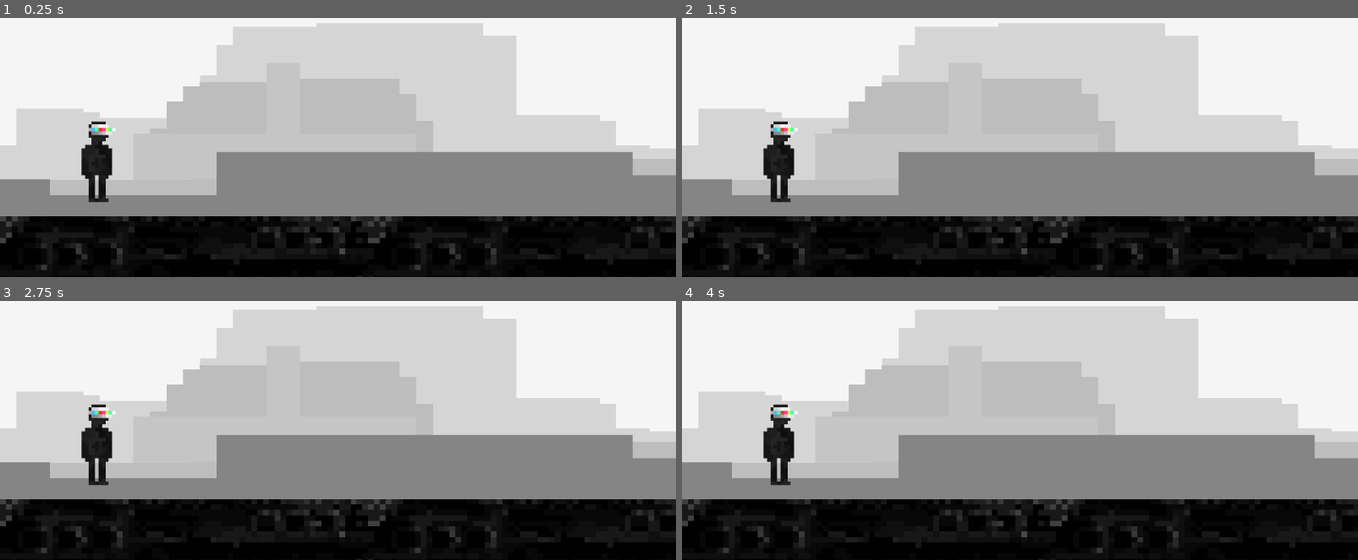
Above: before the commit, frames 1-4 (two rows, left to right).
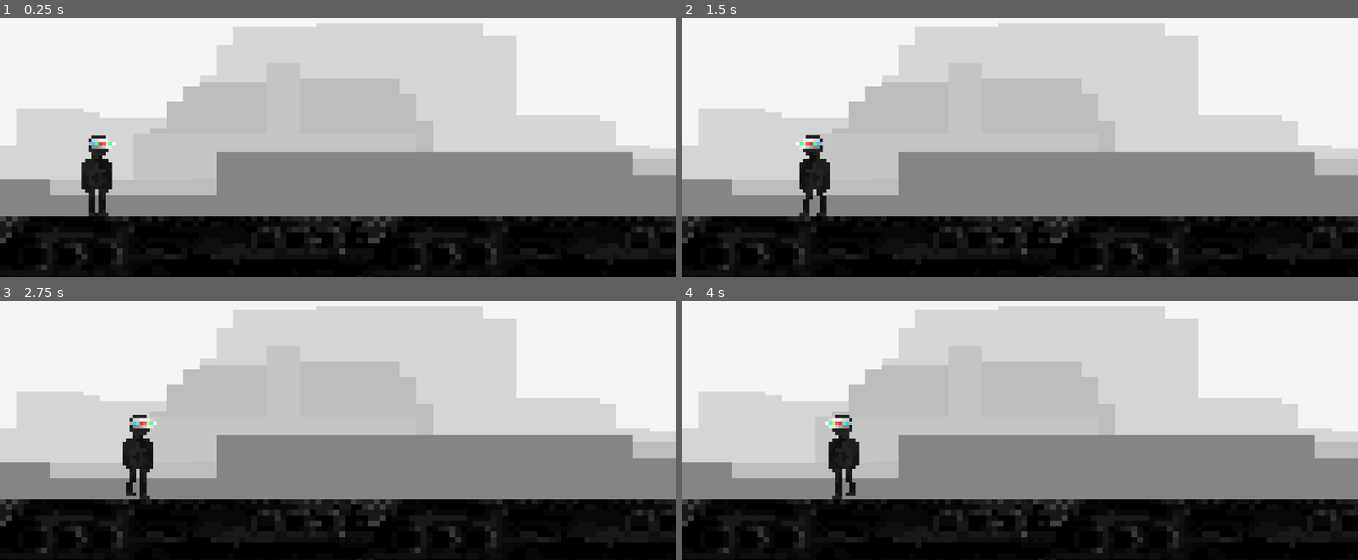
Above: after the commit, the same moments.

Repository: eseyemstudios/siklab-gamejam
Game: Godot game, scene res://scenes/game/game.tscn
The game is run twice, just before and just after one commit, with the same random seed, the same clock (stepped at 60 frames per second) and the same inputs. This scene is started directly instead of the project's main scene.
Inputs:
- Up to frame 1 (0.25 s): no input
- Up to frame 2 (1.5 s): tap Enter at 0.5 s; hold D (move_right, bound only after the commit) 0.53-1.28 s; hold A (move_left, bound only after the commit) from 1.28 s (still down)
- Up to frame 3 (2.75 s): release A (move_left, bound only after the commit) at 2.03 s; hold D (move_right, bound only after the commit) from 2.03 s (still down)
- Up to frame 4 (4 s): release D (move_right, bound only after the commit) at 3.53 s; hold A (move_left, bound only after the commit) from 3.53 s (still down)

The runs differ from the first frame. In frame 1, 0.7% of the frame differs, in the area x 12-18%, y 39-77%; in frame 2, 2.0%; in frame 3, 2.0%; in frame 4, 2.0%, in the area x 12-27%, y 39-77%.

Commit message:
080925 | Character Movement

Diff:
--- /dev/null
+++ b/assets/obj/player/player.gd
@@ -0,0 +1,28 @@
+extends CharacterBody2D
+
+@export var speed := 100.0
+@export var gravity := 980.0
+
+func _physics_process(delta: float) -> void:
+	var direction := Vector2.ZERO
+
+	# Character Movement
+	if Input.is_action_pressed("move_left"):
+		direction.x -= 1
+		$texture.flip_h = true
+		$texture.play("walk")
+	elif Input.is_action_pressed("move_right"):
+		direction.x += 1
+		$texture.flip_h = false
+		$texture.play("walk")
+	else:
+		$texture.play("idle")
+
+	velocity.x = direction.x * speed
+
+	# Gravity
+	velocity.y += gravity * delta
+
+
+
+	move_and_slide()
--- a/assets/obj/player/player.tscn
+++ b/assets/obj/player/player.tscn
@@ -1,6 +1,11 @@
-[gd_scene load_steps=8 format=3 uid="uid://buihw70l3xuk"]
+[gd_scene load_steps=10 format=3 uid="uid://buihw70l3xuk"]
 
+[ext_resource type="Script" uid="uid://b8thd5gy5bwog" path="res://assets/obj/player/player.gd" id="1_b4olg"]
 [ext_resource type="Texture2D" uid="uid://b2t8k3jcuha0v" path="res://assets/obj/npc/walk.png" id="1_xje4b"]
+
+[sub_resource type="AtlasTexture" id="AtlasTexture_b4olg"]
+atlas = ExtResource("1_xje4b")
+region = Rect2(0, 0, 16, 25)
 
 [sub_resource type="AtlasTexture" id="AtlasTexture_5kuwa"]
 atlas = ExtResource("1_xje4b")
@@ -22,6 +27,14 @@
 animations = [{
 "frames": [{
 "duration": 1.0,
+"texture": SubResource("AtlasTexture_b4olg")
+}],
+"loop": true,
+"name": &"idle",
+"speed": 5.0
+}, {
+"frames": [{
+"duration": 1.0,
 "texture": SubResource("AtlasTexture_5kuwa")
 }, {
 "duration": 1.0,
@@ -34,18 +47,20 @@
 "texture": SubResource("AtlasTexture_mqxeu")
 }],
 "loop": false,
-"name": &"default",
-"speed": 5.0
+"name": &"walk",
+"speed": 7.0
 }]
 
 [sub_resource type="RectangleShape2D" id="RectangleShape2D_xje4b"]
 size = Vector2(6, 21)
 
 [node name="player" type="CharacterBody2D"]
+script = ExtResource("1_b4olg")
 
 [node name="texture" type="AnimatedSprite2D" parent="."]
 scale = Vector2(0.963199, 0.963199)
 sprite_frames = SubResource("SpriteFrames_b4olg")
+animation = &"walk"
 
 [node name="shape" type="CollisionShape2D" parent="."]
 position = Vector2(0, 1.5)
--- a/project.godot
+++ b/project.godot
@@ -22,6 +22,7 @@
 [display]
 
 window/size/borderless=true
+window/size/always_on_top=true
 window/vsync/vsync_mode=2
 
 [editor]
@@ -30,6 +31,21 @@
 naming/node_name_casing=2
 naming/script_name_casing=2
 
+[input]
+
+move_left={
+"deadzone": 0.2,
+"events": [Object(InputEventKey,"resource_local_to_scene":false,"resource_name":"","device":-1,"window_id":0,"alt_pressed":false,"shift_pressed":false,"ctrl_pressed":false,"meta_pressed":false,"pressed":false,"keycode":0,"physical_keycode":65,"key_label":0,"unicode":97,"location":0,"echo":false,"script":null)
+, Object(InputEventKey,"resource_local_to_scene":false,"resource_name":"","device":-1,"window_id":0,"alt_pressed":false,"shift_pressed":false,"ctrl_pressed":false,"meta_pressed":false,"pressed":false,"keycode":0,"physical_keycode":4194319,"key_label":0,"unicode":0,"location":0,"echo":false,"script":null)
+]
+}
+move_right={
+"deadzone": 0.2,
+"events": [Object(InputEventKey,"resource_local_to_scene":false,"resource_name":"","device":-1,"window_id":0,"alt_pressed":false,"shift_pressed":false,"ctrl_pressed":false,"meta_pressed":false,"pressed":false,"keycode":0,"physical_keycode":68,"key_label":0,"unicode":100,"location":0,"echo":false,"script":null)
+, Object(InputEventKey,"resource_local_to_scene":false,"resource_name":"","device":-1,"window_id":0,"alt_pressed":false,"shift_pressed":false,"ctrl_pressed":false,"meta_pressed":false,"pressed":false,"keycode":0,"physical_keycode":4194321,"key_label":0,"unicode":0,"location":0,"echo":false,"script":null)
+]
+}
+
 [rendering]
 
 textures/canvas_textures/default_texture_filter=0
Not shown, added: assets/obj/player/player.gd.uid
